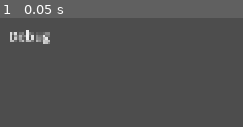
Above: before the commit, frame 1.
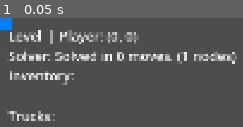
Above: after the commit, the same moment.

Repository: Harini-Capsitech/Snackydash_Prototype
Game: Godot game, scene res://scenes/Game.tscn
The game is run twice, just before and just after one commit, with the same random seed, the same clock (stepped at 60 frames per second) and the same inputs.
Inputs:
- Up to frame 1 (0.05 s): no input

The runs differ from the first frame. In frame 1, 10% of the frame differs, in the area x 0-98%, y 0-95%.
Error before the commit: Parse Error: Too many arguments for "get()" call. Expected at most 1 but received 2. (res://scripts/level/LevelBuilder.gd:76)

Commit message:
fixed the bug of obstacles

Diff:
--- a/levels/level_example.tres
+++ /dev/null
@@ -1,8 +0,0 @@
-[gd_resource type="Resource" script_class="LevelData" format=3 uid="uid://cth23q12wmqd6"]
-
-[ext_resource type="Script" uid="uid://bdxfhemocm2r1" path="res://scripts/level_editor/LevelData.gd" id="1_lygi0"]
-
-[resource]
-script = ExtResource("1_lygi0")
-grid_columns = 5
-grid_rows = 5
--- a/project.godot
+++ b/project.godot
@@ -16,7 +16,7 @@
 
 config/name="SnackyDash Prototype"
 run/main_scene="res://scenes/Game.tscn"
-config/features=PackedStringArray("4.6", "Forward Plus")
+config/features=PackedStringArray("4.7", "Forward Plus")
 
 [autoload]
 
--- a/scenes/editor/level.tscn
+++ b/scenes/editor/level.tscn
@@ -13,8 +13,9 @@
 
 [sub_resource type="Resource" id="Resource_sx23n"]
 script = ExtResource("11_f8oq8")
-grid_columns = 7
-grid_rows = 7
+grid_columns = 5
+grid_rows = 5
+obstacles = Array[Vector2i]([Vector2i(6, 12), Vector2i(2, 2)])
 
 [node name="Level" type="Node2D" unique_id=277332672]
 script = ExtResource("1_y377r")
@@ -29,7 +30,7 @@
 "rock": ExtResource("9_y377r")
 }
 target_level_resource = SubResource("Resource_sx23n")
-level_file_path = "res://levels/level_example.tres"
+level_file_path = "res://levels/level_example1.tres"
 grid_width = 5
 grid_height = 5
 add_road_rect = Rect2i(2, 16, 5, 1)
--- a/scripts/core/GameManager.gd
+++ b/scripts/core/GameManager.gd
@@ -52,7 +52,7 @@
 	_update_debug()
 
 func _load_level_data() -> LevelData:
-	var requested_path := "res://levels/level_example.tres"
+	var requested_path := "res://levels/level_example1.tres"
 	var session := get_node_or_null("/root/LevelSession")
 	if session != null and session.get("level_path") != "":
 		requested_path = session.get("level_path")
--- a/scripts/level/LevelBuilder.gd
+++ b/scripts/level/LevelBuilder.gd
@@ -25,7 +25,7 @@
 				road_cells.append(Vector2i(r.x + x, r.y + y))
 
 	var blocked_cells: Array[Vector2i] = []
-	if data.get("obstacles"):
+	if data.obstacles != null:
 		blocked_cells.append_array(data.obstacles)
 	grid.setup_level(data.grid_columns, data.grid_rows, int(data.cell_size.x), road_cells, blocked_cells)
 
@@ -73,7 +73,8 @@
 	var truck_scene := load("res://scenes/Truck.tscn")
 	var trucks: Array[Truck] = []
 
-	for obs in data.get("obstacles", []):
+	var obstacles: Array[Vector2i] = data.obstacles if data.obstacles != null else []
+	for obs in obstacles:
 		var sprite = Sprite2D.new()
 		sprite.texture = entity_sprites.get("rock", null)
 		if sprite.texture:
--- a/scripts/level_editor/LevelEditor.gd
+++ b/scripts/level_editor/LevelEditor.gd
@@ -317,7 +317,8 @@
 	if typeof(texture_overlap) == TYPE_INT or typeof(texture_overlap) == TYPE_FLOAT:
 		overlap = int(texture_overlap)
 
-	for r_data in res.get("roads", []):
+	var roads_list = res.roads if res.roads != null else []
+	for r_data in roads_list:
 		var road = NinePatchRect.new()
 		road.name = "Road_" + str(r_data.x) + "_" + str(r_data.y)
 		road.texture = road_texture
@@ -371,7 +372,8 @@
 		sprite.set_meta("grid_y", e_data.cell_y)
 		sprite.set_meta("type", t_str)
 
-	for obs in res.get("obstacles", []):
+	var obstacles_list = res.obstacles if res.obstacles != null else []
+	for obs in obstacles_list:
 		var sprite = Sprite2D.new()
 		var t_str = "rock"
 		sprite.name = "Entity_" + t_str + "_" + str(obs.x) + "_" + str(obs.y)
